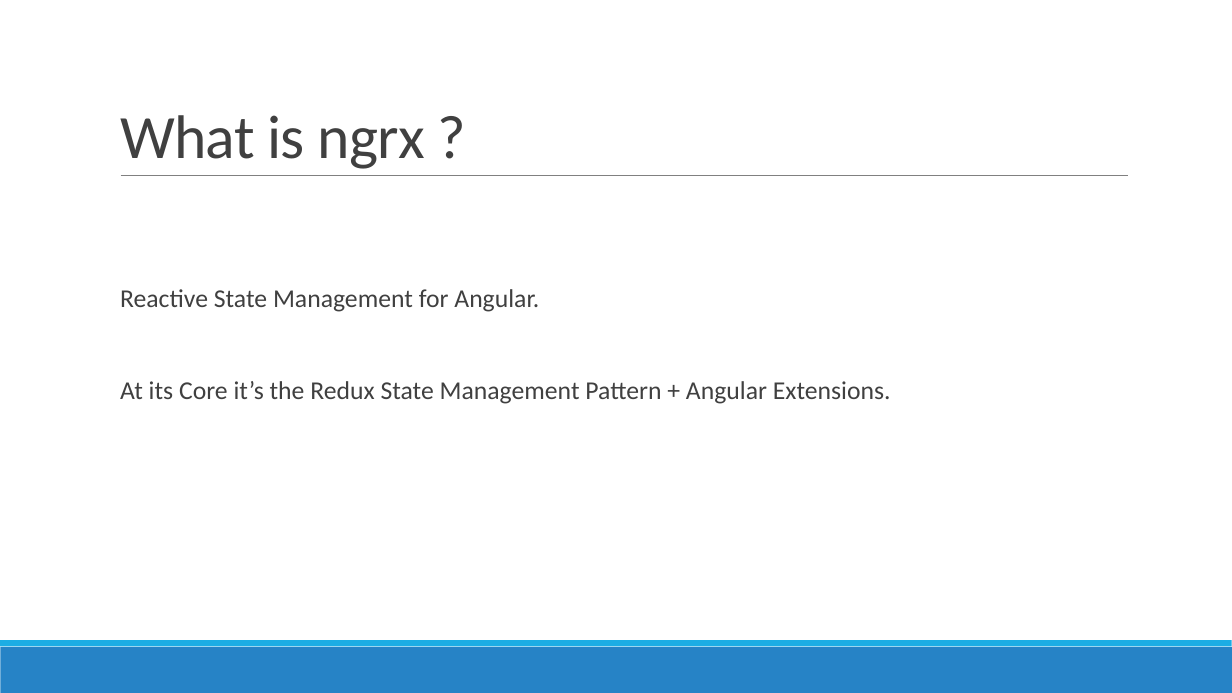
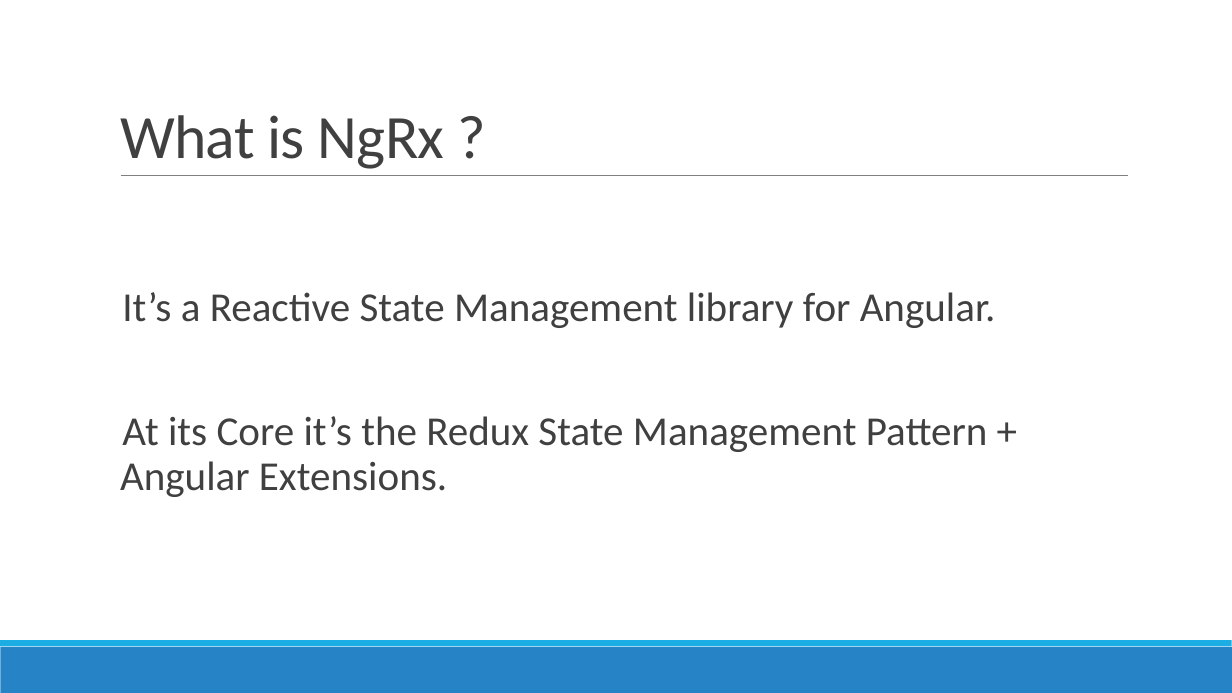
Before and after one commit to AGiorgetti/ngrx101, a slide deck: slide 2 of ReactiveProgramming_ngrx.pptx. Drawn at 1232x693 pixels with LibreOffice and Linux fonts; fonts in the diff are those of the drawing. Boxes give left, top, right and bottom in pixels: in the first picture for what was removed or moved away, otherwise in the second. Text is boxed around its words. In the diff, an @@ line names an element or a change of style, - is before the commit and + after.

```diff
--- a/ReactiveProgramming_ngrx.pptx
+++ b/ReactiveProgramming_ngrx.pptx
@@ title at [120, 115, 445, 169]: text changed @@
-What is ngrx ?
+What is NgRx ?
@@ text at [122, 292, 996, 328]: text changed; size 20 to 32 pt @@
-  Reactive State Management for Angular.
+  It’s a Reactive State Management library for Angular.
@@ text at [120, 416, 988, 497]: size 20 to 32 pt in "At its Core it’s the Redux State ..." @@
```
Also in this commit, not shown: 8 other slides changed, 2 slides added, 1 other file.
